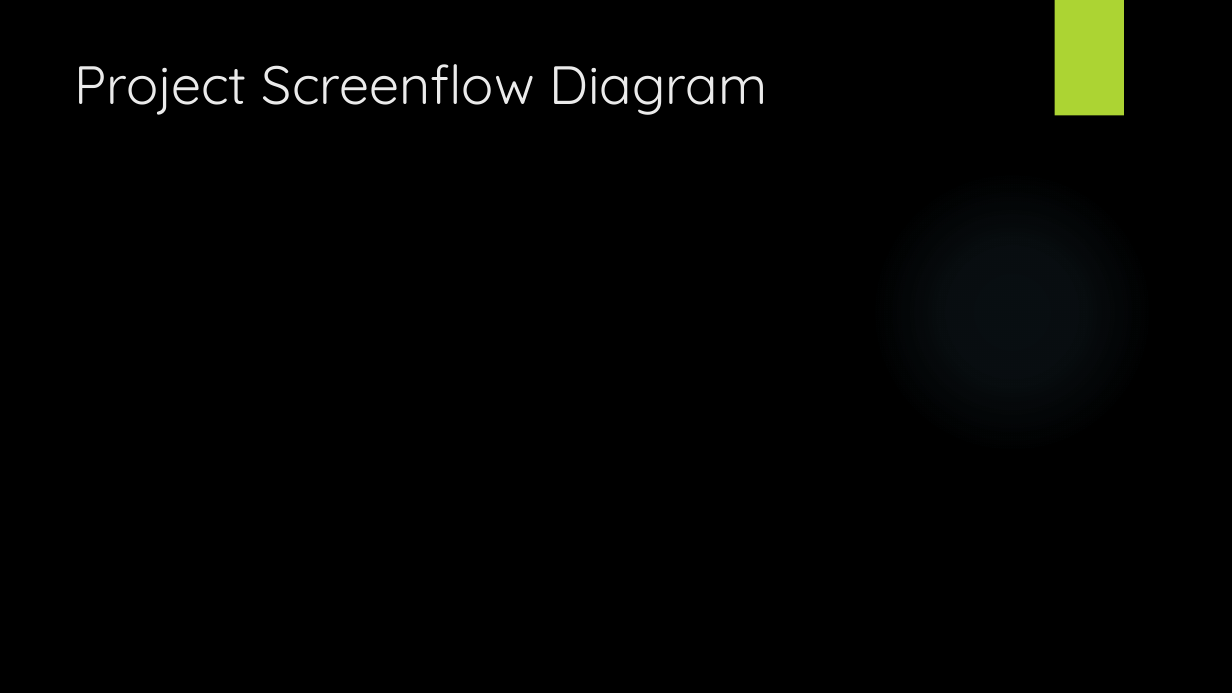
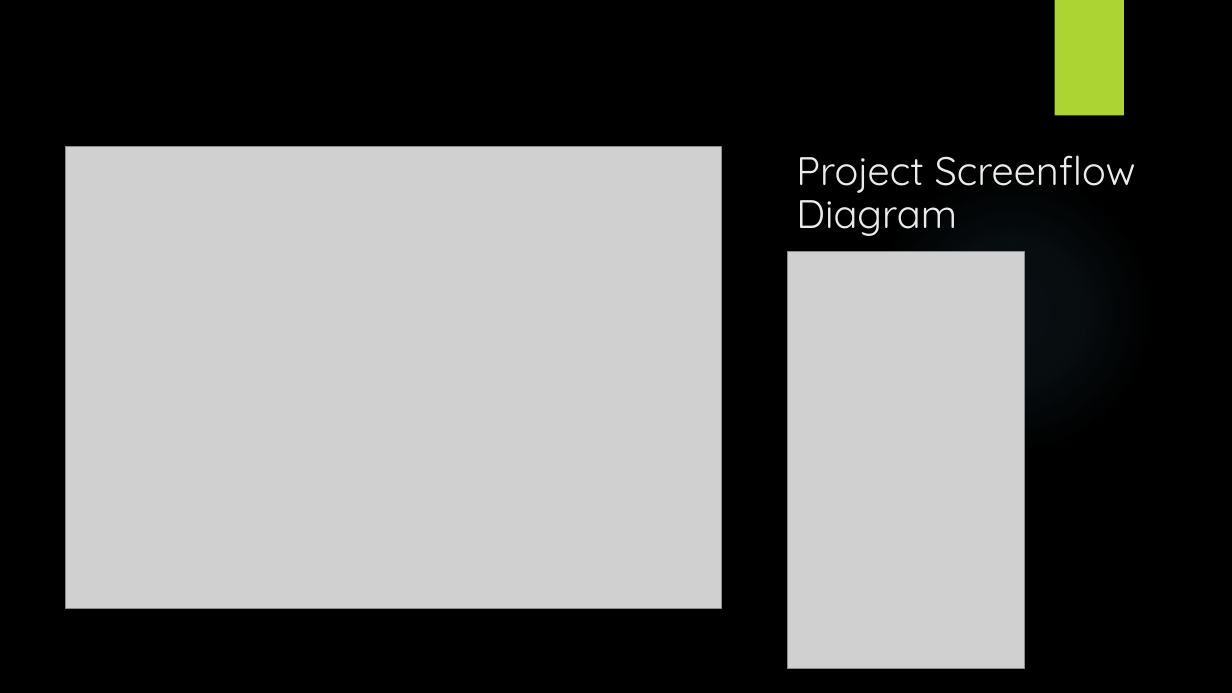
Before and after one commit to TheBrokenTheory/CapstoneProject2019, a slide deck: slide 8 of Documentation/BetaPresentation.pptx. Drawn at 1232x693 pixels with LibreOffice and Linux fonts; fonts in the diff are those of the drawing; grey boxes stand for pictures; background and template pictures are left out. Boxes give left, top, right and bottom in pixels: in the first picture for what was removed or moved away, otherwise in the second. Text is boxed around its words. In the diff, an @@ line names an element or a change of style, - is before the commit and + after.

```diff
--- a/Documentation/BetaPresentation.pptx
+++ b/Documentation/BetaPresentation.pptx
@@ picture added at bbox=[66, 146, 722, 608] @@
@@ title "Project Screenflow Diagram": place and size @@
-title "Project Screenflow Diagram" at bbox=[75, 64, 767, 115]
+title "Project Screenflow Diagram" at bbox=[796, 155, 1136, 236]
@@ title "Project Screenflow Diagram" at bbox=[796, 155, 1136, 236]: size 42 to 31 pt; line spacing 1 to 0.9 @@
@@ picture added at bbox=[787, 252, 1025, 669] @@
```
Also in this commit, not shown: 3 other slides changed, 1 slide added, 1 slide removed.
